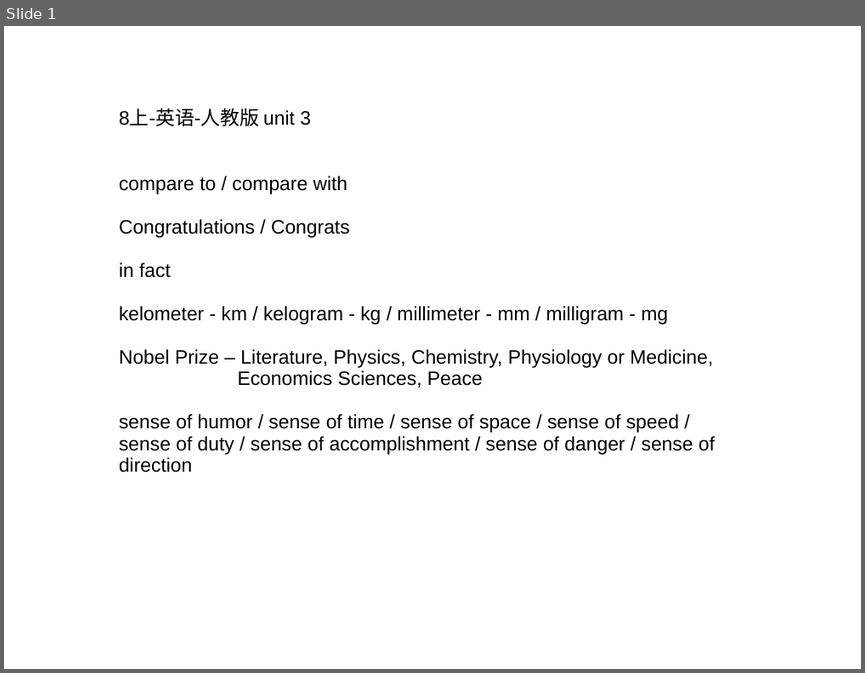
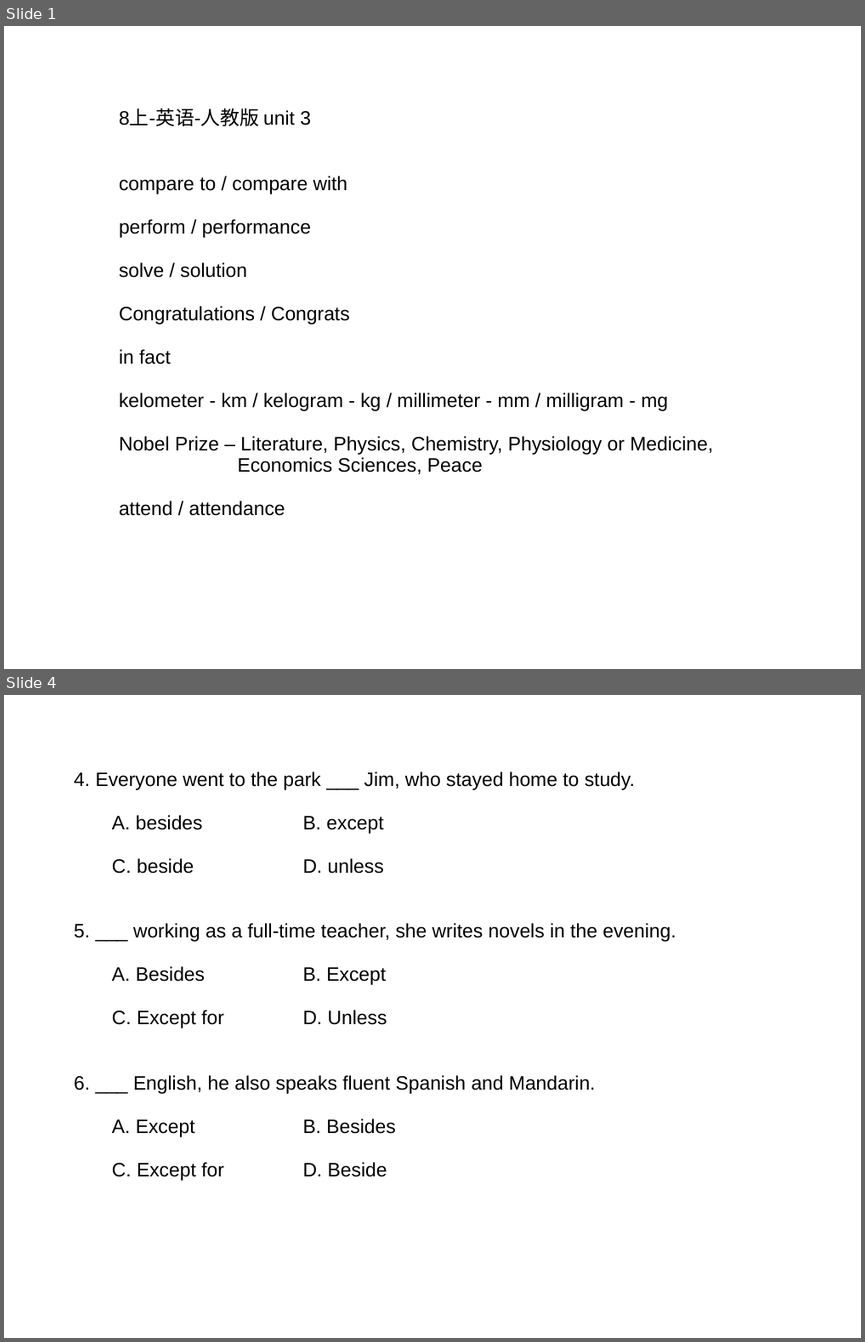
Before and after one commit to ericzhang/english-math, a slide deck: english/grade-8-上/8上英语人教版-unit-3-words.ppt. Shown one above the other, each under a label of ours: slide 1 before the commit, slides 1 and 4 after it; the slides between them are not shown. The pictures are 865x673 and 865x1342 pixels, drawn with LibreOffice and Linux fonts; fonts in the diff are those of the drawing. Boxes give left, top, right and bottom in pixels: in the first picture for what was removed or moved away, otherwise in the second. Text is boxed around its words. In the diff, an @@ line names an element or a change of style, - is before the commit and + after.

```diff
--- a/english/grade-8-上/8上英语人教版-unit-3-words.ppt
+++ b/english/grade-8-上/8上英语人教版-unit-3-words.ppt
@@ slide 4 added at (4, 695, 861, 1338), background #FFFFFF @@
@@ text added at (74, 771, 676, 1180), 18 pt, text #000000 @@
+4. Everyone went to the park ___ Jim, who stayed home to study.
+A. besides B. except
+C. beside D. unless
+5. ___ working as a full-time teacher, she writes novels in the evening.
+A. Besides B. Except
+C. Except for D. Unless
+6. ___ English, he also speaks fluent Spanish and Mandarin.
+A. Except B. Besides
+C. Except for D. Beside
@@ slide 1 changed as well @@
@@ text at (119, 219, 311, 278): paragraphs added @@
+perform / performance
+solve / solution
@@ text at (119, 500, 285, 516): text changed @@
-sense of humor / sense of time / sense of space / sense of speed / sense of duty / sense of accomplishment / sense of danger / sense of direction
+attend / attendance
```
Also in this commit, not shown: 4 other slides added, 11 other files.
